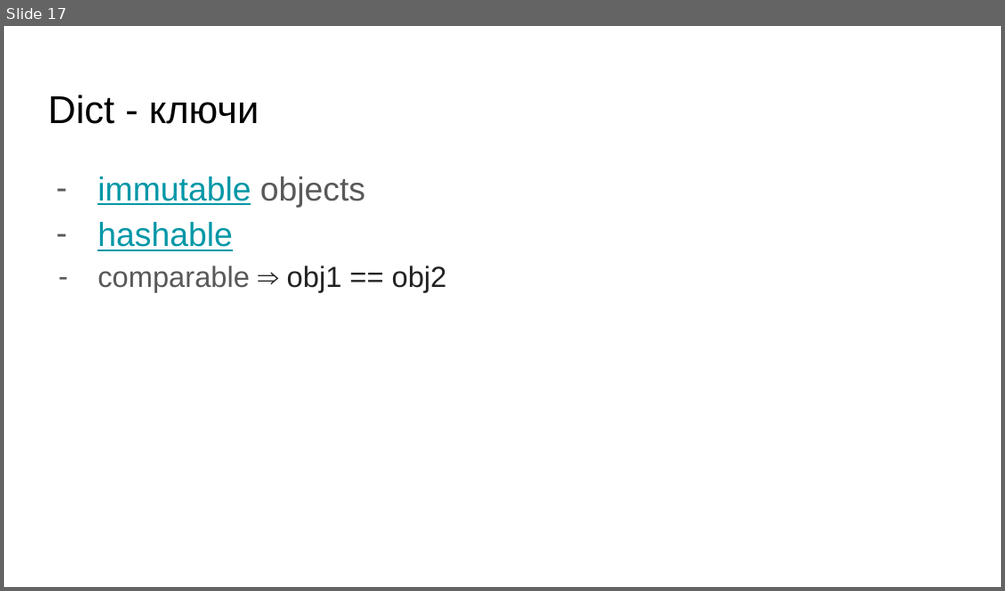
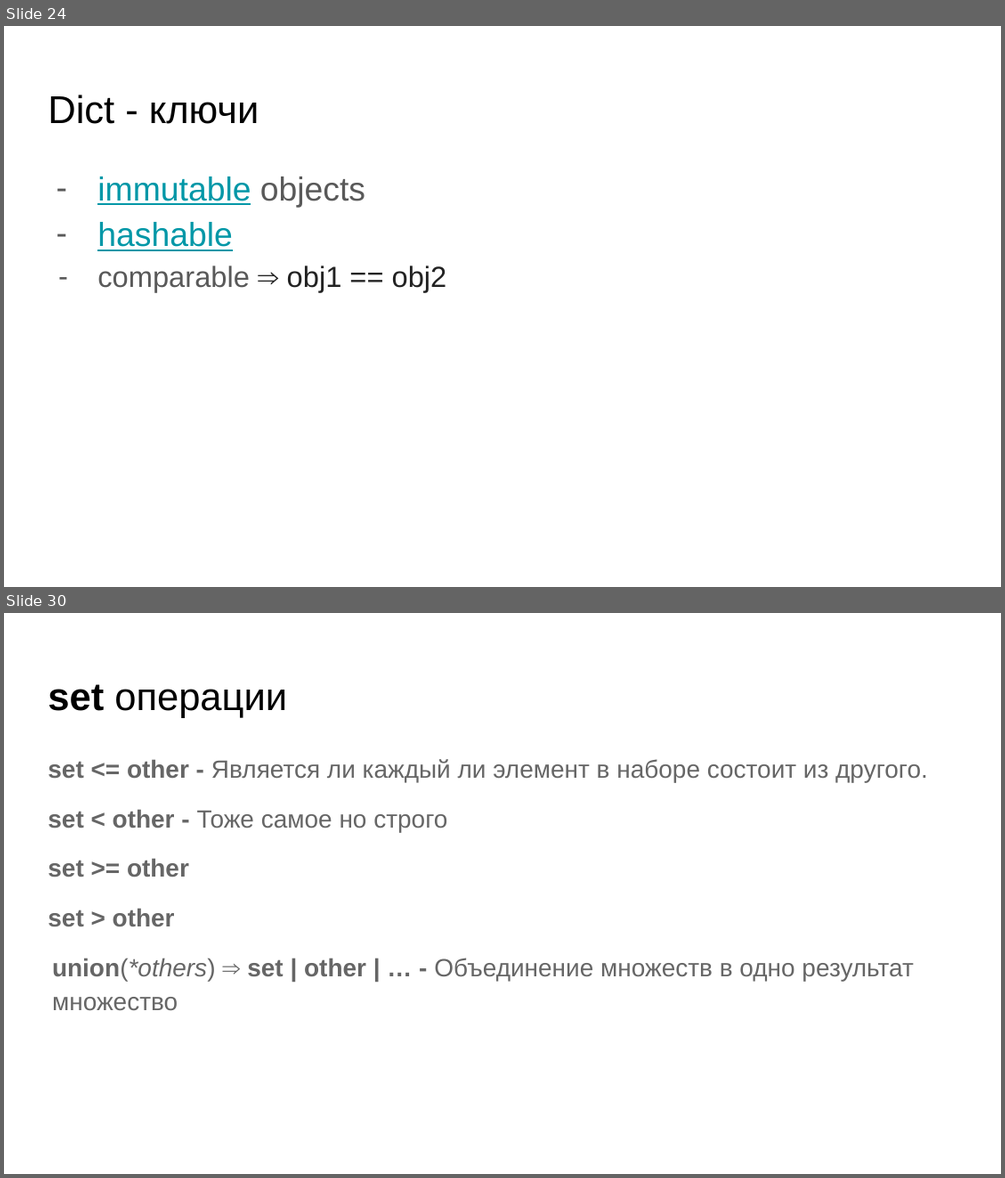
Before and after one commit to skhayrulin/python_course, a slide deck: lecture/Lecture6.pptx. Shown one above the other, each under a label of ours: slide 17 before the commit, slides 24 and 30 after it; the slides between them are not shown. The pictures are 1005x591 and 1005x1178 pixels, drawn with LibreOffice and Linux fonts; fonts in the diff are those of the drawing. Boxes give left, top, right and bottom in pixels: in the first picture for what was removed or moved away, otherwise in the second. Text is boxed around its words. In the diff, an @@ line names an element or a change of style, - is before the commit and + after.

```diff
--- a/lecture/Lecture6.pptx
+++ b/lecture/Lecture6.pptx
@@ slide 30 added at <box>4,613,1001,1174</box>, background #FFFFFF @@
@@ title added at <box>48,684,287,718</box>, 28 pt, text #000000 @@
+set операции
@@ text added at <box>48,759,928,1011</box>, 18 pt, text #666666 @@
+set <= other - Является ли каждый ли элемент в наборе состоит из другого.
+set < other - Тоже самое но строго
+set >= other
+set > other
+union(*others) ⇒ set | other | … - Объединение множеств в одно результат множество
@@ what was slide 17 is now slide 24 @@
```
Also in this commit, not shown: 4 slides changed, 20 other slides added, 1 slide removed, 1 other file.
